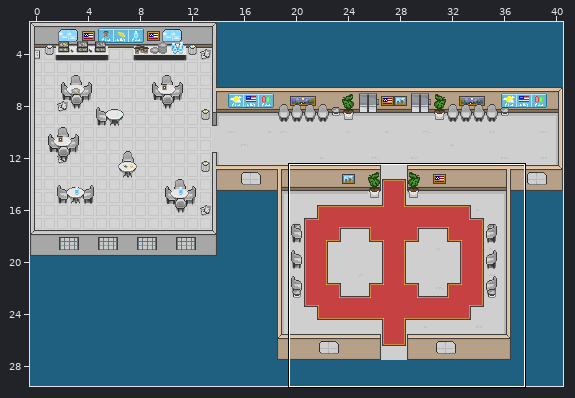
Tiled map -- assets/Mappa-prova/atrio-mensa.tmx. Above: a wide view before the commit, with the close-up outlined.
Close-up. As it was:
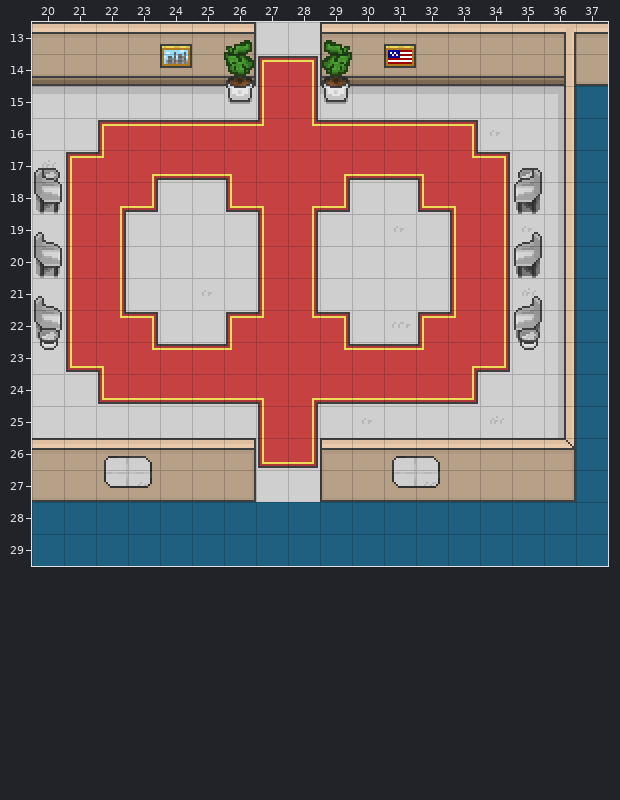
Cells are 16x16 px. Shown: x 20..37, y 13..29. The commit also changed other parts of the map, which this record leaves out. The old version is drawn lined up with the new one.
Once edited:
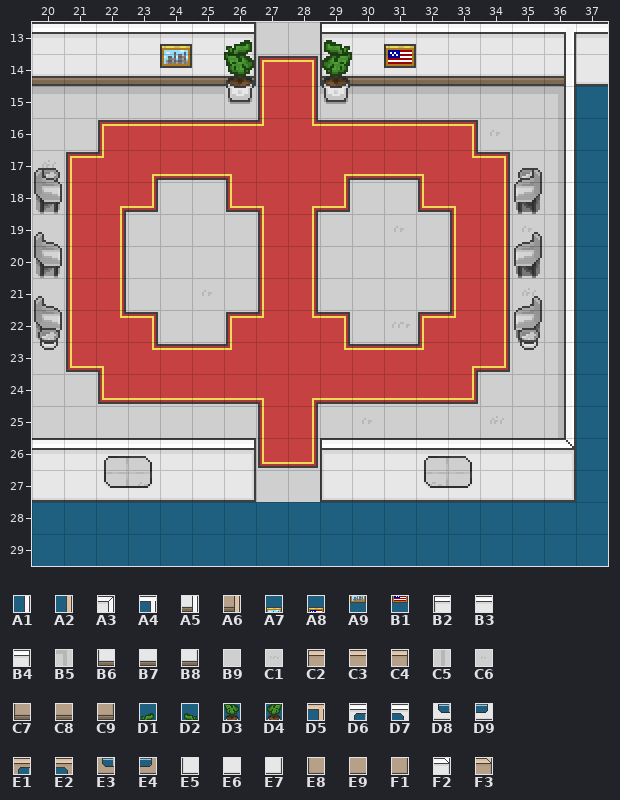
Key: from "tileset-principale": A1 2, A2 4, A3 10, A4 23, A5 50, A6 52, A7 111, A8 112, A9 151, B1 152, B2 201, B3 202, B4 217, B5 225, B6 241, B7 242, B8 257, B9 266, C1 267, C2 281, C3 282, C4 297, C5 304, C6 306, C7 321, C8 322, C9 337, D1 378, D2 379, D3 418, D4 419, D5 426, D6 441, D7 442, D8 481, D9 482, E1 534, E2 535, E3 574, E4 575, E5 604, E6 605, E7 606, E8 607, E9 608, F1 609, F2 685, F3 687.
__ is an empty cell, ## one hidden under a higher layer, .. an unchanged one.
Tiles of an added or newly shown layer are drawn over the layers below it.
Changes in this commit:
map size 55x40 -> 45x30 cells (old content now starts at -7,-4; both pictures use the new coordinates)
--- layer "Atrio/corridoio/Pavimento" (removed)
@@ x 22..36 @@
-15 .. .. .. .. .. .. .. .. .. .. .. .. .. .. B5
-16 .. .. .. .. .. .. .. .. .. .. .. .. .. .. C5
-17 .. .. .. .. .. .. .. .. .. .. .. .. .. .. C5
-18 .. .. .. .. .. .. .. .. .. .. .. .. .. .. C5
-19 .. .. .. .. .. .. .. .. .. .. .. .. .. .. C5
-20 .. .. .. .. .. .. .. .. .. .. .. .. .. .. C5
-21 .. .. .. .. .. .. .. .. .. .. .. .. .. .. C5
-22 .. .. .. .. .. .. .. .. .. .. .. .. .. .. C5
-23 .. .. .. .. .. .. .. .. .. .. .. .. .. .. C5
-24 .. .. .. .. .. .. .. .. .. .. .. .. .. .. C5
-25 .. .. .. .. .. .. .. .. .. .. .. .. .. .. C5
-26 B9 B9 .. .. .. .. .. .. .. B9 B9 .. .. .. ..
-27 B9 C6 .. .. .. .. .. .. .. B9 C1 .. .. .. ..
+15 .. .. .. .. .. .. .. .. .. .. .. .. .. .. __
+16 .. .. .. .. .. .. .. .. .. .. .. .. .. .. __
+17 .. .. .. .. .. .. .. .. .. .. .. .. .. .. __
+18 .. .. .. .. .. .. .. .. .. .. .. .. .. .. __
+19 .. .. .. .. .. .. .. .. .. .. .. .. .. .. __
+20 .. .. .. .. .. .. .. .. .. .. .. .. .. .. __
+21 .. .. .. .. .. .. .. .. .. .. .. .. .. .. __
+22 .. .. .. .. .. .. .. .. .. .. .. .. .. .. __
+23 .. .. .. .. .. .. .. .. .. .. .. .. .. .. __
+24 .. .. .. .. .. .. .. .. .. .. .. .. .. .. __
+25 .. .. .. .. .. .. .. .. .. .. .. .. .. .. __
+26 __ __ .. .. .. .. .. .. .. __ __ .. .. .. ..
+27 __ __ .. .. .. .. .. .. .. __ __ .. .. .. ..
--- layer "Pavimento" (added)
@@ x 22..36 @@
-15 .. .. .. .. .. .. .. .. .. .. .. .. .. .. __
-16 .. .. .. .. .. .. .. .. .. .. .. .. .. .. __
-17 .. .. .. .. .. .. .. .. .. .. .. .. .. .. __
-18 .. .. .. .. .. .. .. .. .. .. .. .. .. .. __
-19 .. .. .. .. .. .. .. .. .. .. .. .. .. .. __
-20 .. .. .. .. .. .. .. .. .. .. .. .. .. .. __
-21 .. .. .. .. .. .. .. .. .. .. .. .. .. .. __
-22 .. .. .. .. .. .. .. .. .. .. .. .. .. .. __
-23 .. .. .. .. .. .. .. .. .. .. .. .. .. .. __
-24 .. .. .. .. .. .. .. .. .. .. .. .. .. .. __
-25 .. .. .. .. .. .. .. .. .. .. .. .. .. .. __
-26 __ __ .. .. .. .. .. .. .. .. __ __ .. .. ..
-27 __ __ .. .. .. .. .. .. .. .. __ __ .. .. ..
+15 .. .. .. .. .. .. .. .. .. .. .. .. .. .. B5
+16 .. .. .. .. .. .. .. .. .. .. .. .. .. .. C5
+17 .. .. .. .. .. .. .. .. .. .. .. .. .. .. C5
+18 .. .. .. .. .. .. .. .. .. .. .. .. .. .. C5
+19 .. .. .. .. .. .. .. .. .. .. .. .. .. .. C5
+20 .. .. .. .. .. .. .. .. .. .. .. .. .. .. C5
+21 .. .. .. .. .. .. .. .. .. .. .. .. .. .. C5
+22 .. .. .. .. .. .. .. .. .. .. .. .. .. .. C5
+23 .. .. .. .. .. .. .. .. .. .. .. .. .. .. C5
+24 .. .. .. .. .. .. .. .. .. .. .. .. .. .. C5
+25 .. .. .. .. .. .. .. .. .. .. .. .. .. .. C5
+26 B9 B9 .. .. .. .. .. .. .. .. B9 B9 .. .. ..
+27 B9 C6 .. .. .. .. .. .. .. .. C1 B9 .. .. ..
--- layer "Mura"
@@ x 20..37 @@
-13 C3 C3 C3 C3 C3 C3 C4 .. .. C2 C3 C3 C3 C3 C3 ## C3 C3
-14 C8 C8 C8 C8 C8 C8 C9 .. .. C7 C8 C8 C8 C8 C8 ## ## E9
-15 .. .. .. .. .. .. .. .. .. .. .. .. .. .. .. .. A2 ..
-16 .. .. .. .. .. .. .. .. .. .. .. .. .. .. .. .. A2 ..
-17 .. .. .. .. .. .. .. .. .. .. .. .. .. .. .. .. A2 ..
-18 .. .. .. .. .. .. .. .. .. .. .. .. .. .. .. .. A2 ..
-19 .. .. .. .. .. .. .. .. .. .. .. .. .. .. .. .. A2 ..
-20 .. .. .. .. .. .. .. .. .. .. .. .. .. .. .. .. A2 ..
-21 .. .. .. .. .. .. .. .. .. .. .. .. .. .. .. .. A2 ..
-22 .. .. .. .. .. .. .. .. .. .. .. .. .. .. .. .. A2 ..
-23 .. .. .. .. .. .. .. .. .. .. .. .. .. .. .. .. A2 ..
-24 .. .. .. .. .. .. .. .. .. .. .. .. .. .. .. .. A2 ..
-25 .. .. .. .. .. .. .. .. .. .. .. .. .. .. .. .. A2 ..
-26 C3 C3 E1 E2 C3 C3 C4 .. .. C2 C3 E1 E2 C3 C3 C3 F3 ..
-27 E9 E9 E3 E4 E9 E9 F1 .. .. E8 E9 E3 E4 E9 E9 E9 F1 ..
+13 B3 B3 B3 B3 B3 B3 B4 .. .. B2 B3 B3 B3 B3 B3 B3 A3 B3
+14 B7 B7 B7 B7 B7 B7 B8 .. .. B6 B7 B7 B7 B7 B7 B7 A5 E6
+15 .. .. .. .. .. .. .. .. .. .. .. .. .. .. .. .. A1 ..
+16 .. .. .. .. .. .. .. .. .. .. .. .. .. .. .. .. A1 ..
+17 .. .. .. .. .. .. .. .. .. .. .. .. .. .. .. .. A1 ..
+18 .. .. .. .. .. .. .. .. .. .. .. .. .. .. .. .. A1 ..
+19 .. .. .. .. .. .. .. .. .. .. .. .. .. .. .. .. A1 ..
+20 .. .. .. .. .. .. .. .. .. .. .. .. .. .. .. .. A1 ..
+21 .. .. .. .. .. .. .. .. .. .. .. .. .. .. .. .. A1 ..
+22 .. .. .. .. .. .. .. .. .. .. .. .. .. .. .. .. A1 ..
+23 .. .. .. .. .. .. .. .. .. .. .. .. .. .. .. .. A1 ..
+24 .. .. .. .. .. .. .. .. .. .. .. .. .. .. .. .. A1 ..
+25 .. .. .. .. .. .. .. .. .. .. .. .. .. .. .. .. A1 ..
+26 B3 B3 D6 D7 B3 B3 B4 .. .. B2 B3 B3 D6 D7 B3 B3 F2 ..
+27 E6 E6 D8 D9 E6 E6 E7 .. .. E5 E6 E6 D8 D9 E6 E6 E7 ..
--- layer "mura angoli"
@@ x 35..36 @@
-13 C3 D5
-14 C8 A6
+13 __ A4
+14 __ __
--- layer "Atrio/corridoio/quadri" (removed)
@@ x 24..31 @@
-13 A7 .. .. .. .. .. .. A8
-14 A9 .. .. .. .. .. .. B1
+13 __ .. .. .. .. .. .. __
+14 __ .. .. .. .. .. .. __
--- layer "Atrio/corridoio/Piante" (removed)
@@ x 26..29 @@
-13 D1 .. .. D2
-14 D3 .. .. D4
+13 __ .. .. __
+14 __ .. .. __
--- layer "quadri" (added)
@@ x 24..31 @@
-13 __ .. .. .. .. .. .. __
-14 __ .. .. .. .. .. .. __
+13 A7 .. .. .. .. .. .. A8
+14 A9 .. .. .. .. .. .. B1
--- layer "piante" (added)
@@ x 26..29 @@
-13 __ .. .. __
-14 __ .. .. __
+13 D1 .. .. D2
+14 D3 .. .. D4
